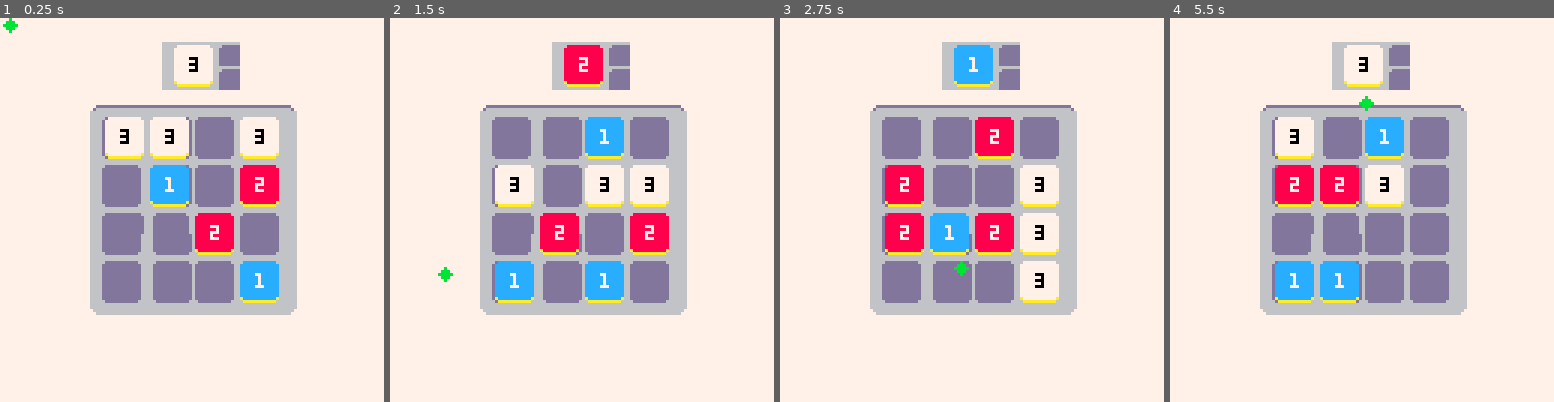
Above: before the commit, frames 1-4 (left to right).
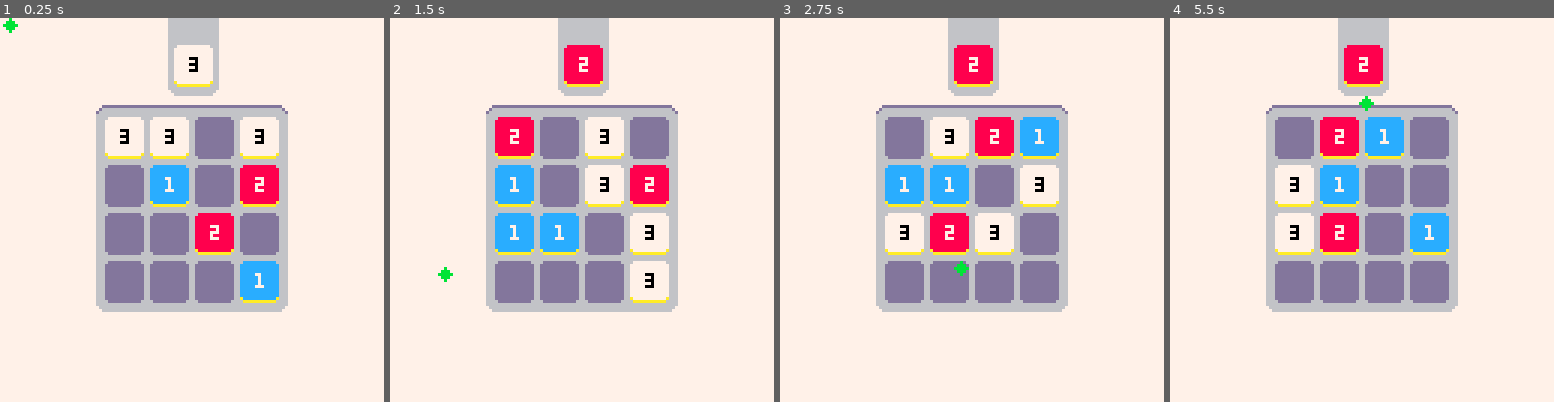
Above: after the commit, the same moments.

Repository: bobby-lynch/Pico-8-Threes
Game: PICO-8 cartridge threes.p8
The game is run twice, just before and just after one commit, with the same random seed, the same clock (stepped at 60 frames per second) and the same inputs.
Inputs (mouse positions are in pixels of both pictures, inside the frame that each line leads up to):
- Up to frame 1 (0.25 s): no input
- Up to frame 2 (1.5 s): tap X (X key) at 0.33, 1.07 s; click (670, 121) at 0.67 s; click (436, 267) at 1.22 s
- Up to frame 3 (2.75 s): click (887, 114) at 1.77 s; tap X (X key) at 1.85 s; click (952, 259) at 2.32 s
- Up to frame 4 (5.5 s): click (1404, 106) at 2.87 s; tap X (X key) at 2.97, 4.08, 5.2 s; click (1465, 256) at 3.42 s; click (1231, 102) at 3.97 s; click (1292, 248) at 4.52 s; click (1354, 94) at 5.07 s

The runs differ from the first frame. In frame 1, 5.5% of the frame differs, in the area x 23-78%, y 0-78%; in frame 2, 16%; in frame 3, 16%; in frame 4, 17%.

Commit message:
Implemented bonus deck
Bonus deck has been added. When the highest card on the board is 48 or
higher there is a 1 in 21 chance of a card from the bonus deck being
placed on the board. The preview sprite still only currently shows the 6
card, even if others are possible.

Diff:
--- a/lua/drawcard.lua
+++ b/lua/drawcard.lua
@@ -36,6 +36,21 @@
 -- and return their face values
 function drawbonuscard()
 
+	topcard[1] = bonusdeck[1]
+
+	if #bonusdeck == 2 then
+
+		add(topcard,bonusdeck[2])
+
+	end
+
+	if #bonusdeck >= 3 then
+
+		add(topcard,bonusdeck[(rnd(#bonusdeck - 2)\1) + 1])
+		add(topcard,bonusdeck[#bonusdeck])
+
+	end
+
 end
 
 -- place top card from the deck
@@ -46,8 +61,26 @@
 	-- placed
 	if (queue > 0) then
 
-		nextcard = topcard[1]
-		drawcard()
+		nextcard = topcard[(rnd(#topcard)\1)+1]
+
+		-- reset size of topcard list
+		while #topcard > 1 do
+
+			deli(topcard, #topcard)
+
+		end
+
+		--randnum = (rnd(21)\1)
+		--if (highestcard >= 6 and randnum == 0) then
+		if (highestcard >= 6 and (rnd(21)\1) == 0) then
+
+			drawbonuscard()
+
+		else
+
+			drawcard()
+
+		end
 
 		queue -= 1
 
@@ -89,6 +122,10 @@
 			prevmoved[i] = moved[i]
 
 		end
+
+		-- set the value of highest card after
+		-- all cards are placed and moved
+		sethighcard()
 
 	end
 
@@ -137,3 +174,23 @@
 	end
 
 end
+
+-- set the value of the highest card on the board
+function sethighcard()
+
+	for i=1,4 do
+
+		for j=1,4 do
+
+			if ((board[i][j].face / 8) > highestcard) then
+
+				highestcard = (board[i][j].face / 8)
+				add(bonusdeck, highestcard)
+
+			end
+
+		end
+
+	end
+
+end
--- a/lua/gameloop.lua
+++ b/lua/gameloop.lua
@@ -14,9 +14,6 @@
 
 	setslide()
 
-	--local x = 0
-	--local y = 0
-	-- select a card from the deck if ready
 	placecard()
 
 end
@@ -27,10 +24,9 @@
 
 		cls()
 		map(0,0,0,0,128,32)
-		val = 12
+
 		-- display top card
 		sspr(sprite[topcard[1]].x,sprite[topcard[1]].y,16,16,56,8)
-		--sspr(sprite[val].x+1,sprite[val].y+64,16,16,57,8)
 
 		-- draws sprites to screen for
 		-- each card position in board
@@ -52,6 +48,7 @@
 
 		-- print cursor to screen
 		print("◆",mouse.x,mouse.y,11)
+
 end
 
 -- display game data on the screen for testing
@@ -71,6 +68,9 @@
 	print(direction,112,4,12)
 	print(prevdirection,112,12,12)
 	print(angle,112,20,12)
+	print(highestcard,112,28,12)
+	print(#topcard,112,36,12)
+	--print(randnum,112,44,12)
 
 	-- print the face values of the cards currently in the deck
 	for i=1,#deck do
@@ -96,6 +96,18 @@
 
 	end
 
+	for i=1,#topcard do
+
+		print(topcard[i],25,(i*8),0)
+
+	end
+
+	for i=1,#bonusdeck do
+
+		print(bonusdeck[i],33,(i*8),0)
+
+	end
+
 	--rect(63,0,64,8,8)
 	--rect(63,63,64,64,8)
 end
--- a/lua/initialize.lua
+++ b/lua/initialize.lua
@@ -62,10 +62,15 @@
 
 	end
 
-	-- initialize set of cards and
-	-- empty deck
+	-- initialize set of cards, bonus deck,
+	-- and empty deck
 	cards = {1,1,1,1,2,2,2,2,3,3,3,3}
 	deck = {}
+    bonusdeck = {}
+
+    -- highest card divided by 8
+    highestcard = 3
+    --randnum = 21
 
 	-- face value of card on top of deck
 	topcard = {0}
@@ -78,7 +83,7 @@
 	cardtotal = 0
 
 	-- number of cards to be drawn and placed on the board
-	queue = 9
+	queue = 10
 
 	slide = {x=0,y=0}
 
--- a/threes.p8
+++ b/threes.p8
@@ -205,21 +205,21 @@
 
 
 __map__
-2525252525252525252525252525252500000000000000000000000000000000000000000000000000000000000000000000000000000000000000000000000000000000000000000000000000000000000000000000000000000000000000000000000000000000000000000000000000000000000000000000000000000000
-2525252525254142424325252525252500000000000000000000000000000000000000000000000000000000000000000000000000000000000000000000000000000000000000000000000000000000000000000000000000000000000000000000000000000000000000000000000000000000000000000000000000000000
-2525252525254142424325252525252500000000000000000000000000000000000000000000000000000000000000000000000000000000000000000000000000000000000000000000000000000000000000000000000000000000000000000000000000000000000000000000000000000000000000000000000000000000
-2525253234343434343434343125252500000000000000000000000000000000000000000000000000000000000000000000000000000000000000000000000000000000000000000000000000000000000000000000000000000000000000000000000000000000000000000000000000000000000000000000000000000000
-2525253365666364434445462425252500000000000000000000000000000000000000000000000000000000000000000000000000000000000000000000000000000000000000000000000000000000000000000000000000000000000000000000000000000000000000000000000000000000000000000000000000000000
-2525253375767374535455562425252500000000000000000000000000000000000000000000000000000000000000000000000000000000000000000000000000000000000000000000000000000000000000000000000000000000000000000000000000000000000000000000000000000000000000000000000000000000
-2525253365666364434445462425252500000000000000000000000000000000000000000000000000000000000000000000000000000000000000000000000000000000000000000000000000000000000000000000000000000000000000000000000000000000000000000000000000000000000000000000000000000000
-2525253375767374535455562425252500000000000000000000000000000000000000000000000000000000000000000000000000000000000000000000000000000000000000000000000000000000000000000000000000000000000000000000000000000000000000000000000000000000000000000000000000000000
-2525253365646366434445462425252500000000000000000000000000000000000000000000000000000000000000000000000000000000000000000000000000000000000000000000000000000000000000000000000000000000000000000000000000000000000000000000000000000000000000000000000000000000
-2525253375767374535455562425252500000000000000000000000000000000000000000000000000000000000000000000000000000000000000000000000000000000000000000000000000000000000000000000000000000000000000000000000000000000000000000000000000000000000000000000000000000000
-2525253365666364434445462425252500000000000000000000000000000000000000000000000000000000000000000000000000000000000000000000000000000000000000000000000000000000000000000000000000000000000000000000000000000000000000000000000000000000000000000000000000000000
-2525253375767374535455562425252500000000000000000000000000000000000000000000000000000000000000000000000000000000000000000000000000000000000000000000000000000000000000000000000000000000000000000000000000000000000000000000000000000000000000000000000000000000
-2525252223232323232323232125252500000000000000000000000000000000000000000000000000000000000000000000000000000000000000000000000000000000000000000000000000000000000000000000000000000000000000000000000000000000000000000000000000000000000000000000000000000000
-2525252525252525252525252525252500000000000000000000000000000000000000000000000000000000000000000000000000000000000000000000000000000000000000000000000000000000000000000000000000000000000000000000000000000000000000000000000000000000000000000000000000000000
-2525252525252525252525252525252500000000000000000000000000000000000000000000000000000000000000000000000000000000000000000000000000000000000000000000000000000000000000000000000000000000000000000000000000000000000000000000000000000000000000000000000000000000
-2525252525252525252525252525252500000000000000000000000000000000000000000000000000000000000000000000000000000000000000000000000000000000000000000000000000000000000000000000000000000000000000000000000000000000000000000000000000000000000000000000000000000000
-
-
+0101010101010102021201010101010100000000000000000000000000000000000000000000000000000000000000000000000000000000000000000000000000000000000000000000000000000000000000000000000000000000000000000000000000000000000000000000000000000000000000000000000000000000
+0101010101010165661201010101010100000000000000000000000000000000000000000000000000000000000000000000000000000000000000000000000000000000000000000000000000000000000000000000000000000000000000000000000000000000000000000000000000000000000000000000000000000000
+0101010101010175761201010101010100000000000000000000000000000000000000000000000000000000000000000000000000000000000000000000000000000000000000000000000000000000000000000000000000000000000000000000000000000000000000000000000000000000000000000000000000000000
+0101010131323234353232330101010100000000000000000000000000000000000000000000000000000000000000000000000000000000000000000000000000000000000000000000000000000000000000000000000000000000000000000000000000000000000000000000000000000000000000000000000000000000
+0101010163646566434445460101010100000000000000000000000000000000000000000000000000000000000000000000000000000000000000000000000000000000000000000000000000000000000000000000000000000000000000000000000000000000000000000000000000000000000000000000000000000000
+0101010173747576535455560101010100000000000000000000000000000000000000000000000000000000000000000000000000000000000000000000000000000000000000000000000000000000000000000000000000000000000000000000000000000000000000000000000000000000000000000000000000000000
+0101010163646566434445460101010100000000000000000000000000000000000000000000000000000000000000000000000000000000000000000000000000000000000000000000000000000000000000000000000000000000000000000000000000000000000000000000000000000000000000000000000000000000
+0101010173747576535455560101010100000000000000000000000000000000000000000000000000000000000000000000000000000000000000000000000000000000000000000000000000000000000000000000000000000000000000000000000000000000000000000000000000000000000000000000000000000000
+0101010163646566434445460101010100000000000000000000000000000000000000000000000000000000000000000000000000000000000000000000000000000000000000000000000000000000000000000000000000000000000000000000000000000000000000000000000000000000000000000000000000000000
+0101010173747576535455560101010100000000000000000000000000000000000000000000000000000000000000000000000000000000000000000000000000000000000000000000000000000000000000000000000000000000000000000000000000000000000000000000000000000000000000000000000000000000
+0101010163646566434445460101010100000000000000000000000000000000000000000000000000000000000000000000000000000000000000000000000000000000000000000000000000000000000000000000000000000000000000000000000000000000000000000000000000000000000000000000000000000000
+0101010173747576535455560101010100000000000000000000000000000000000000000000000000000000000000000000000000000000000000000000000000000000000000000000000000000000000000000000000000000000000000000000000000000000000000000000000000000000000000000000000000000000
+0101010121222222222222230101010100000000000000000000000000000000000000000000000000000000000000000000000000000000000000000000000000000000000000000000000000000000000000000000000000000000000000000000000000000000000000000000000000000000000000000000000000000000
+0101010101010101010101010101010100000000000000000000000000000000000000000000000000000000000000000000000000000000000000000000000000000000000000000000000000000000000000000000000000000000000000000000000000000000000000000000000000000000000000000000000000000000
+0101010101010101010101010101010100000000000000000000000000000000000000000000000000000000000000000000000000000000000000000000000000000000000000000000000000000000000000000000000000000000000000000000000000000000000000000000000000000000000000000000000000000000
+0101010101010101010101010101010100000000000000000000000000000000000000000000000000000000000000000000000000000000000000000000000000000000000000000000000000000000000000000000000000000000000000000000000000000000000000000000000000000000000000000000000000000000
+
+
Not shown, changed: 48 lines of the sprite sheet (__gfx__) section of threes.p8
